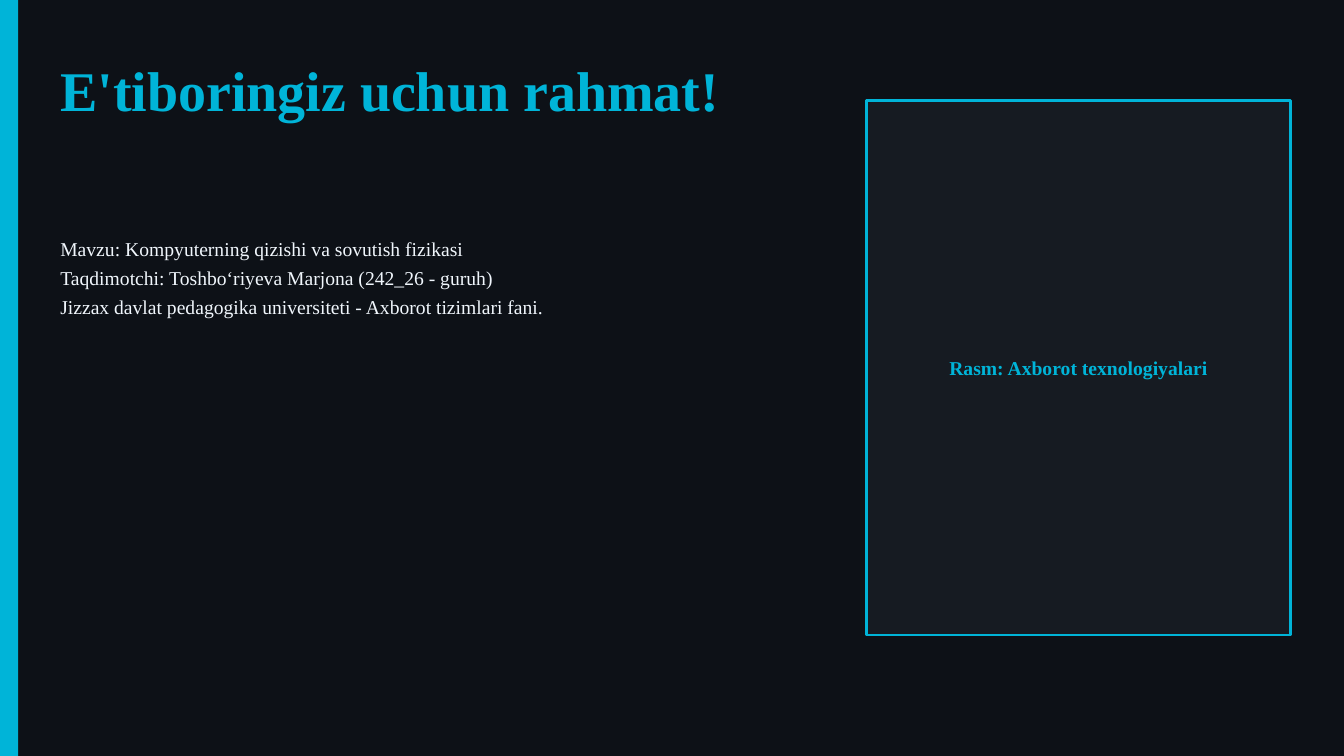
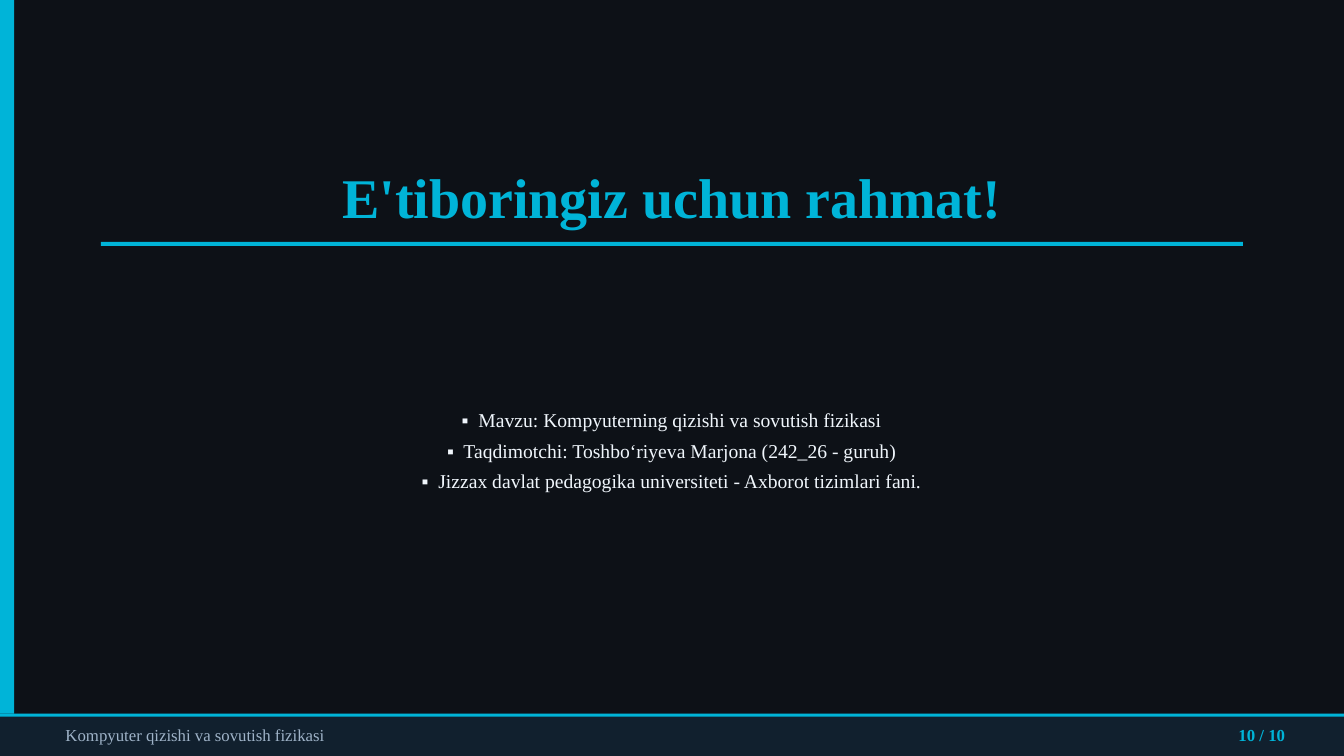
Before and after one commit to dasturland/kerak_taqdimot, a slide deck: slide 10 of taqdimot.pptx. Drawn at 1344x756 pixels with LibreOffice and Linux fonts; fonts in the diff are those of the drawing. Boxes give left, top, right and bottom in pixels: in the first picture for what was removed or moved away, otherwise in the second. Text is boxed around its words. In the diff, an @@ line names an element or a change of style, - is before the commit and + after.

```diff
--- a/taqdimot.pptx
+++ b/taqdimot.pptx
@@ rectangle: place and size @@
-rectangle at bbox=[0, 0, 18, 756]
+rectangle at bbox=[0, 0, 14, 756]
@@ rectangle removed at bbox=[867, 101, 1291, 635] @@
-Rasm: Axborot texnologiyalari
@@ text "E'tiboringiz uchun rahmat!": place and size @@
-text "E'tiboringiz uchun rahmat!" at bbox=[60, 72, 719, 121]
+text "E'tiboringiz uchun rahmat!" at bbox=[342, 179, 1001, 229]
@@ text "E'tiboringiz uchun rahmat!" at bbox=[342, 179, 1001, 229]: alignment left to centre; less space between paragraphs; vertical alignment top to middle @@
@@ rectangle added at bbox=[101, 242, 1243, 246], fill #00B4D8 @@
@@ text at bbox=[438, 413, 920, 493]: text changed @@
-Mavzu: Kompyuterning qizishi va sovutish fizikasi
-Taqdimotchi: Toshboʻriyeva Marjona (242_26 - guruh)
-Jizzax davlat pedagogika universiteti - Axborot tizimlari fani.
+▪ Mavzu: Kompyuterning qizishi va sovutish fizikasi
+▪ Taqdimotchi: Toshboʻriyeva Marjona (242_26 - guruh)
+▪ Jizzax davlat pedagogika universiteti - Axborot tizimlari fani.
@@ rectangle added at bbox=[0, 714, 1344, 756], fill #11202E @@
@@ rectangle added at bbox=[0, 714, 1344, 717], fill #00B4D8 @@
@@ text added at bbox=[65, 729, 324, 745], 12 pt, text #9FB3C8 @@
+Kompyuter qizishi va sovutish fizikasi
@@ text added at bbox=[1238, 730, 1285, 741], 12 pt, text #00B4D8, bold @@
+10 / 10
```
Also in this commit, not shown: 9 other slides changed, 2 other files.
